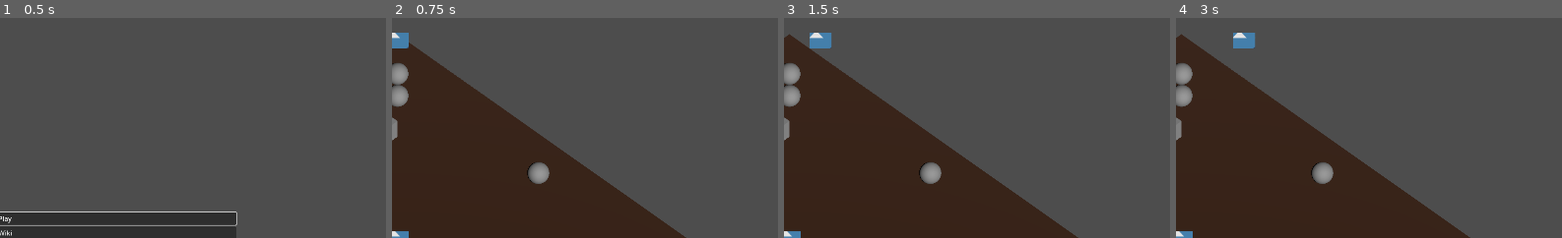
Above: before the commit, frames 1-4 (left to right).
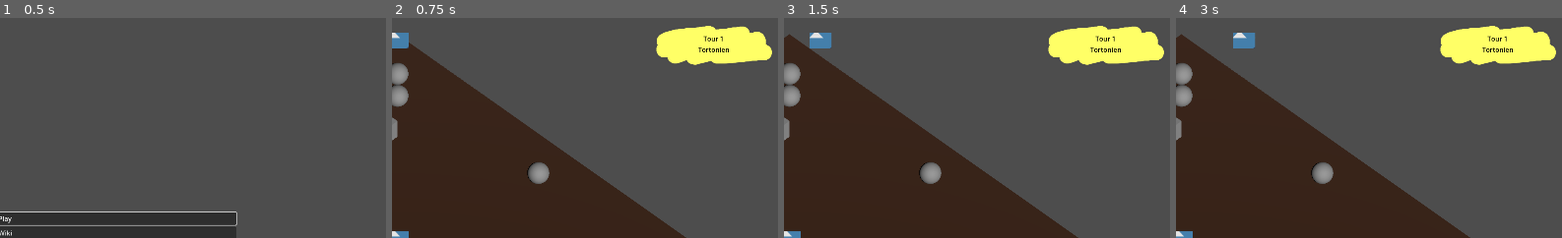
Above: after the commit, the same moments.

Repository: nialsiG/Carthage
Game: Godot game, scene res://Screens/StartScreen.tscn
Two runs of this game, one before a commit and one after it. Both use one fixed random seed, a clock stepped at 60 frames per second and the inputs below. The engine's default icon, where the game draws it, is replaced by a stand-in: a white triangle on a blue panel in a dark square.
Inputs (mouse positions are % of the whole screen's width and height, from its top left):
- Up to frame 1 (0.5 s): no input
- Up to frame 2 (0.75 s): click "Play" at 0.5 s
- Up to frame 3 (1.5 s): tap Enter at 1.25 s; move the mouse to (73, 45) at 1.27 s; hold D (Right) from 1.28 s (still down); tap W (Top) at 1.35 s; click (73, 45) at 1.42 s
- Up to frame 4 (3 s): tap Space at 2 s; move the mouse to (30, 55) at 2.02 s; release D (Right) at 2.03 s; hold Down (Down) 2.03-2.78 s; tap W (Top) at 2.1, 2.85 s; tap Enter at 2.75 s; move the mouse to (61, 28) at 2.77 s; hold D (Right) from 2.78 s (still down)
The pictures show only the part of the screen within x 50-100%, y 3-53%; the shares and areas given below are measured in that part.

Frame 1 is identical in both runs. In frame 2, 4.3% of the frame differs, in the area x 68-99%, y 3-22%; in frame 3, 4.3%; in frame 4, 4.3%.
Error in both runs: Invalid call. Nonexistent function 'GetMapItems' in base 'Nil'. (res://Screens/game_screen.gd:108)

Commit message:
simple counter

Diff:
--- a/game_jam_carthage/GameObjects/UI/game_ui.gd
+++ b/game_jam_carthage/GameObjects/UI/game_ui.gd
@@ -1,16 +1,29 @@
 class_name GameUi extends Control
+
+const _enums = preload("res://Singletons/enums.gd")
 
 @onready var monkey_faces: MonkeyFaces = $MarginContainer/MonkeyFaces
 @onready var monkey = preload("res://GameObjects/Animals/Monkey.tscn")
+@onready var turn_counter = $MarginContainer/TurnCounter
 
 @export var monkeys: Array[Monkey]
 
 func _ready():
+	# monkeys
 	var new_monkey = monkey.instantiate()
 	add_child(new_monkey)
 	monkeys.append(new_monkey)
 	print(monkeys)
 	UpdateMonkeyFaces(monkeys)
+	# period / counter
+	UpdateTurnCounter(1)
+	UpdatePeriod(_enums.PeriodType.TORTONIAN)
 
 func UpdateMonkeyFaces(monkeys: Array[Monkey]):
 	monkey_faces.Update(monkeys)
+
+func UpdateTurnCounter(amount: int):
+	turn_counter.UpdateTurn(amount)
+
+func UpdatePeriod(period: _enums.PeriodType):
+	turn_counter.ChangePeriod(period)
--- a/game_jam_carthage/GameObjects/UI/game_ui.tscn
+++ b/game_jam_carthage/GameObjects/UI/game_ui.tscn
@@ -1,7 +1,12 @@
-[gd_scene load_steps=3 format=3 uid="uid://c8xjk17esatqc"]
+[gd_scene load_steps=6 format=3 uid="uid://c8xjk17esatqc"]
 
 [ext_resource type="Script" path="res://GameObjects/UI/game_ui.gd" id="1_8qwx7"]
 [ext_resource type="PackedScene" uid="uid://ks6p1qndob1b" path="res://GameObjects/UI/monkey_faces.tscn" id="1_dlkwb"]
+[ext_resource type="Script" path="res://GameObjects/UI/turn_counter.gd" id="3_273d1"]
+[ext_resource type="Texture2D" uid="uid://cu46guvockl5b" path="res://Assets/Sprites/ui/tortonian.png" id="4_qylrf"]
+
+[sub_resource type="LabelSettings" id="LabelSettings_w22mh"]
+font_color = Color(0, 0, 0, 1)
 
 [node name="GameUi" type="Control"]
 layout_mode = 3
@@ -26,3 +31,41 @@
 
 [node name="MonkeyFaces" parent="MarginContainer" instance=ExtResource("1_dlkwb")]
 layout_mode = 2
+
+[node name="TurnCounter" type="Control" parent="MarginContainer"]
+layout_mode = 2
+script = ExtResource("3_273d1")
+
+[node name="TextureRect" type="TextureRect" parent="MarginContainer/TurnCounter"]
+layout_mode = 2
+offset_left = 1565.0
+offset_top = 27.0
+offset_right = 1865.0
+offset_bottom = 127.0
+texture = ExtResource("4_qylrf")
+stretch_mode = 2
+
+[node name="VBoxContainer" type="VBoxContainer" parent="MarginContainer/TurnCounter/TextureRect"]
+layout_mode = 1
+anchors_preset = -1
+anchor_right = 1.002
+anchor_bottom = 1.0
+offset_right = -4.60004
+offset_bottom = -4.0
+alignment = 1
+
+[node name="CurrentTurnLabel" type="Label" parent="MarginContainer/TurnCounter/TextureRect/VBoxContainer"]
+unique_name_in_owner = true
+layout_mode = 2
+text = "Tour 1"
+label_settings = SubResource("LabelSettings_w22mh")
+horizontal_alignment = 1
+vertical_alignment = 1
+
+[node name="PeriodNameLabel" type="Label" parent="MarginContainer/TurnCounter/TextureRect/VBoxContainer"]
+unique_name_in_owner = true
+layout_mode = 2
+text = "Tortonien"
+label_settings = SubResource("LabelSettings_w22mh")
+horizontal_alignment = 1
+vertical_alignment = 1
--- /dev/null
+++ b/game_jam_carthage/GameObjects/UI/turn_counter.gd
@@ -0,0 +1,16 @@
+class_name TurnCounter extends Control
+
+const _enums = preload("res://Singletons/enums.gd")
+
+@onready var turn_label = %CurrentTurnLabel
+@onready var period_label = %PeriodNameLabel
+
+func UpdateTurn(amount: int):
+	turn_label.text = "Tour " + str(amount)
+
+func ChangePeriod(period: _enums.PeriodType):
+	match period:
+		_enums.PeriodType.TORTONIAN:
+			period_label.text = "Tortonien"
+		_enums.PeriodType.MESSINIAN:
+			period_label.text = "Messinien"
--- a/game_jam_carthage/Singletons/enums.gd
+++ b/game_jam_carthage/Singletons/enums.gd
@@ -16,3 +16,14 @@
 	ARBOREAL,
 	TERRESTRIAL
 }
+
+enum BiomeType {
+	FOREST,
+	SAVANNAH,
+	BRACKISH
+}
+
+enum PeriodType {
+	TORTONIAN,
+	MESSINIAN
+}
Binary file added: game_jam_carthage/Assets/Sprites/ui/tortonian.png
Not shown, added: game_jam_carthage/Assets/Sprites/ui/tortonian.png.import
